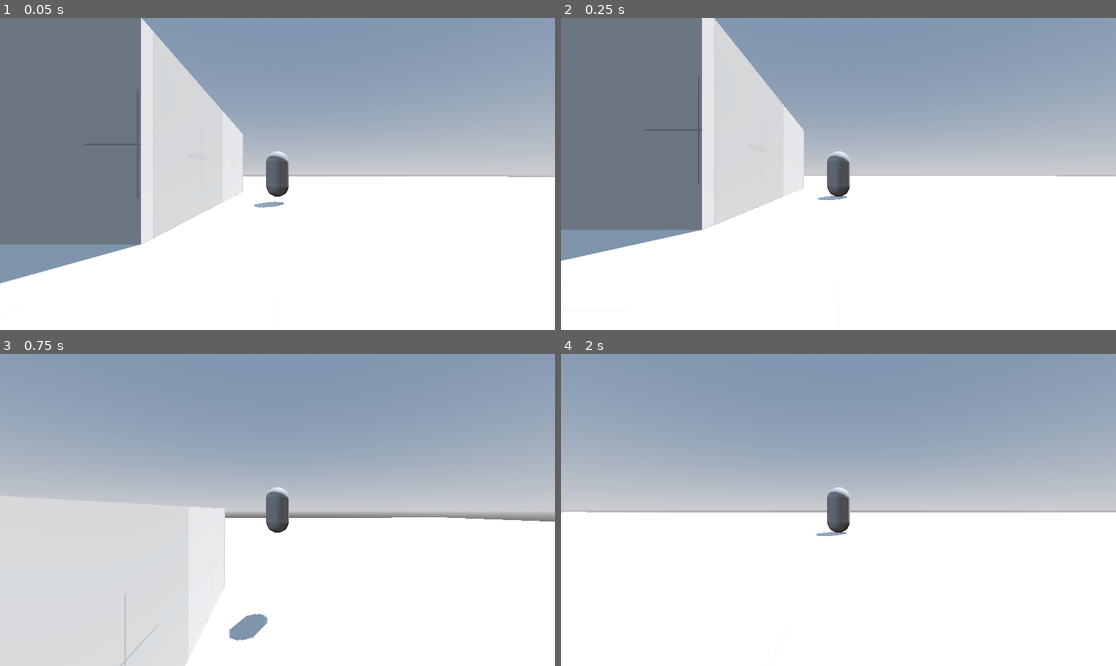
Above: before the commit, frames 1-4 (two rows, left to right).
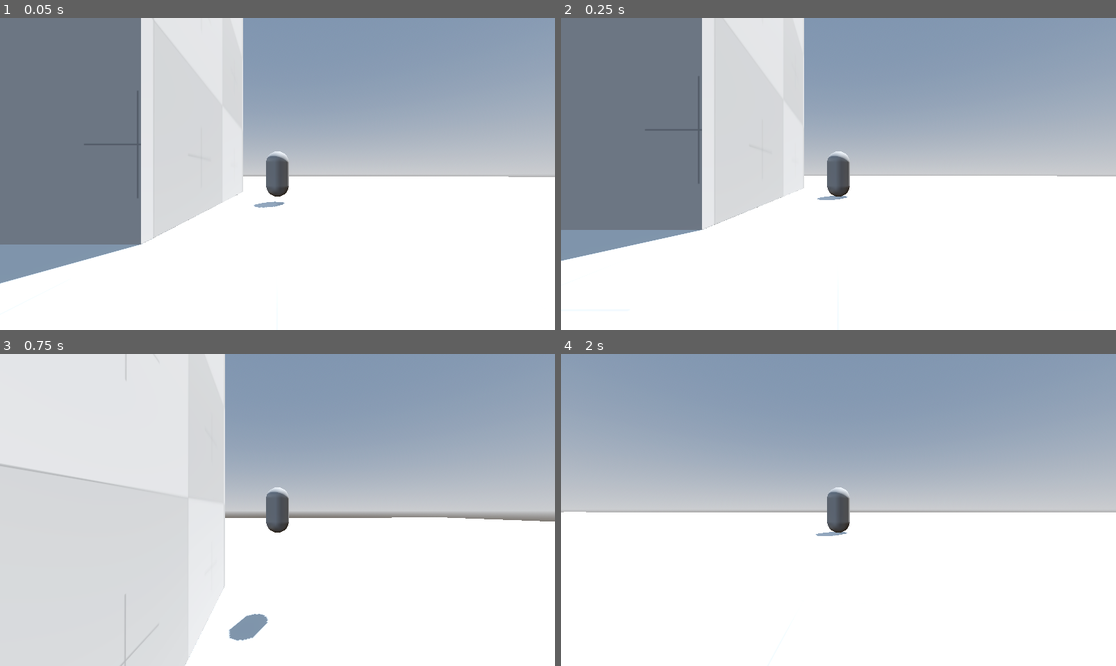
Above: after the commit, the same moments.

Repository: workingSpear/Metapathic
Game: Godot game, scene res://Scenes/test.tscn
Two runs of this game, one before a commit and one after it. Both use one fixed random seed, a clock stepped at 60 frames per second and the inputs below. The project has no main scene, so this scene is started directly.
Inputs (mouse positions are in pixels of both pictures, inside the frame that each line leads up to):
- Up to frame 1 (0.05 s): no input
- Up to frame 2 (0.25 s): no input
- Up to frame 3 (0.75 s): tap Enter at 0.5 s; move the mouse to (305, 510) at 0.52 s; hold W (forward) from 0.53 s (still down); hold Space (jump) from 0.53 s (still down)
- Up to frame 4 (2 s): keep holding W (forward); move the mouse to (810, 510) at 1.27 s; release Space (jump) at 1.28 s; tap Shift (dive) at 1.35 s; tap Space (jump) at 1.52, 1.55, 1.82 s

The runs differ from the first frame. In frame 1, 3.4% of the frame differs, in the area x 25-44%, y 0-38%; in frame 2, 2.9%; in frame 3, 18%, in the area x 0-41%, y 0-50%; in frame 4, nothing differs.

Commit message:
Add basic wall jumps

Diff:
--- a/Scenes/player.tscn
+++ b/Scenes/player.tscn
@@ -18,58 +18,58 @@
 [sub_resource type="SphereShape3D" id="SphereShape3D_lc1oi"]
 radius = 0.07
 
-[node name="Player" type="CharacterBody3D"]
+[node name="Player" type="CharacterBody3D" unique_id=2056012491]
 script = ExtResource("1_f1ek2")
 
-[node name="CollisionShape3D" type="CollisionShape3D" parent="."]
+[node name="CollisionShape3D" type="CollisionShape3D" parent="." unique_id=1866321046]
 shape = SubResource("CapsuleShape3D_lc1oi")
 
-[node name="MeshHolder" type="Node3D" parent="."]
+[node name="MeshHolder" type="Node3D" parent="." unique_id=207937507]
 
-[node name="MeshInstance3D" type="MeshInstance3D" parent="MeshHolder"]
+[node name="MeshInstance3D" type="MeshInstance3D" parent="MeshHolder" unique_id=1672008052]
 mesh = SubResource("CapsuleMesh_8od7v")
 
-[node name="PlayerCameraHolder" type="Node3D" parent="." node_paths=PackedStringArray("yaw_node", "pitch_node", "camera")]
+[node name="PlayerCameraHolder" type="Node3D" parent="." unique_id=358109416 node_paths=PackedStringArray("yaw_node", "pitch_node", "camera")]
 script = ExtResource("2_tx1dd")
 yaw_node = NodePath("CamYaw")
 pitch_node = NodePath("CamYaw/CamPitch")
 camera = NodePath("CamYaw/CamPitch/SpringArm3D/Camera3D")
 
-[node name="CamYaw" type="Node3D" parent="PlayerCameraHolder"]
+[node name="CamYaw" type="Node3D" parent="PlayerCameraHolder" unique_id=749047395]
 
-[node name="CamPitch" type="Node3D" parent="PlayerCameraHolder/CamYaw"]
+[node name="CamPitch" type="Node3D" parent="PlayerCameraHolder/CamYaw" unique_id=1623153408]
 
-[node name="SpringArm3D" type="SpringArm3D" parent="PlayerCameraHolder/CamYaw/CamPitch"]
+[node name="SpringArm3D" type="SpringArm3D" parent="PlayerCameraHolder/CamYaw/CamPitch" unique_id=945672715]
 shape = SubResource("SphereShape3D_lc1oi")
 spring_length = 9.0
 
-[node name="Camera3D" type="Camera3D" parent="PlayerCameraHolder/CamYaw/CamPitch/SpringArm3D"]
+[node name="Camera3D" type="Camera3D" parent="PlayerCameraHolder/CamYaw/CamPitch/SpringArm3D" unique_id=1354213438]
 transform = Transform3D(1, 0, 0, 0, 1, 0, 0, 0, 1, 0, 0, 1.4478154)
 
-[node name="MoveStateMachine" type="Node" parent="." node_paths=PackedStringArray("starting_state")]
+[node name="MoveStateMachine" type="Node" parent="." unique_id=564377469 node_paths=PackedStringArray("starting_state")]
 script = ExtResource("3_gymyn")
 starting_state = NodePath("Idle")
 
-[node name="Idle" type="Node" parent="MoveStateMachine"]
+[node name="Idle" type="Node" parent="MoveStateMachine" unique_id=1008890749]
 script = ExtResource("4_pu2lt")
 
-[node name="Move" type="Node" parent="MoveStateMachine"]
+[node name="Move" type="Node" parent="MoveStateMachine" unique_id=1444028372]
 script = ExtResource("5_ukyrk")
 
-[node name="Jump" type="Node" parent="MoveStateMachine"]
+[node name="Jump" type="Node" parent="MoveStateMachine" unique_id=752538540]
 script = ExtResource("6_7dp3o")
 
-[node name="Fall" type="Node" parent="MoveStateMachine"]
+[node name="Fall" type="Node" parent="MoveStateMachine" unique_id=2044835526]
 script = ExtResource("7_h4iuc")
 
-[node name="Dive" type="Node" parent="MoveStateMachine"]
+[node name="Dive" type="Node" parent="MoveStateMachine" unique_id=201389168]
 script = ExtResource("8_fd4e3")
 
-[node name="Slide" type="Node" parent="MoveStateMachine"]
+[node name="Slide" type="Node" parent="MoveStateMachine" unique_id=2081744609]
 script = ExtResource("9_tx1dd")
 metadata/_custom_type_script = "uid://c1hcfet7aapu"
 
-[node name="PlayerMoveInputComponent" type="Node" parent="."]
+[node name="PlayerMoveInputComponent" type="Node" parent="." unique_id=1701254699]
 script = ExtResource("9_qqcod")
 
 [connection signal="set_cam_rotation" from="PlayerCameraHolder" to="MoveStateMachine/Move" method="_on_camera_holder_set_cam_rotation"]
--- a/Scenes/test.tscn
+++ b/Scenes/test.tscn
@@ -38,10 +38,10 @@
 size = Vector3(209.59863, 1, 210.5498)
 
 [node name="CSGBox3D2" type="CSGBox3D" parent="." unique_id=1653020781]
-transform = Transform3D(1, 0, 0, 0, 1, 0, 0, 0, 1, -4.0584173, 2.6353216, 0)
+transform = Transform3D(1, 0, 0, 0, 1, 0, 0, 0, 1, -4.0584173, 10.036347, 0)
 material_override = SubResource("StandardMaterial3D_o3qbn")
 use_collision = true
-size = Vector3(3.2398553, 4.2610006, 10.743164)
+size = Vector3(3.2398553, 19.063053, 10.743164)
 
 [node name="Player" parent="." unique_id=1691484442 instance=ExtResource("1_lc1oi")]
 transform = Transform3D(1, 0, 0, 0, 1, 0, 0, 0, 1, 0, 2.0508358, 0)
--- a/Scripts/Player/States/fall.gd
+++ b/Scripts/Player/States/fall.gd
@@ -9,10 +9,10 @@
 
 
 func process_physics(delta: float) -> String:
-	var move_direction = move_component.get_input_move_direction()
+	var move_direction: Vector3 = move_component.get_input_move_direction()
 	move_direction = move_direction.rotated(Vector3.UP, move_component.get_input_move_rotation())
 
-	var move_speed = get_move_speed()
+	var move_speed: float = get_move_speed()
 
 	var target_move_velocity: Vector3 = move_direction * move_speed
 	target_move_velocity.y = parent_obj.velocity.y
@@ -23,6 +23,15 @@
 	)
 
 	parent_obj.velocity.y -= gravity * move_data.fall_gravity_multiplier * delta
+	# Wall jump
+	if parent_obj.is_on_wall_only():
+		if move_component.get_input_jump_press():
+			var WALL_JUMP_VERTICAL_VELOCITY: float = move_data.jump_vertical_velocity * 0.9
+			var WALL_JUMP_NORMAL_MAGNITUDE: float = 50.0
+			var wall_jump_vector: Vector3 = parent_obj.get_wall_normal() * WALL_JUMP_NORMAL_MAGNITUDE
+			parent_obj.velocity.y = max(parent_obj.velocity.y, 0.0) + WALL_JUMP_VERTICAL_VELOCITY
+			parent_obj.velocity += wall_jump_vector
+
 	parent_obj.move_and_slide()
 
 	if parent_obj.is_on_floor():
--- a/Scripts/Player/States/jump.gd
+++ b/Scripts/Player/States/jump.gd
@@ -10,7 +10,7 @@
 
 func enter() -> void:
 	super()
-	parent_obj.velocity.y = move_data.jump_vertical_velocity
+	parent_obj.velocity.y = max(parent_obj.velocity.y, 0.0) + move_data.jump_vertical_velocity
 
 
 func process_physics(delta: float) -> String:
Not shown: 1 places in Scenes/player.tscn that only renumber resources
